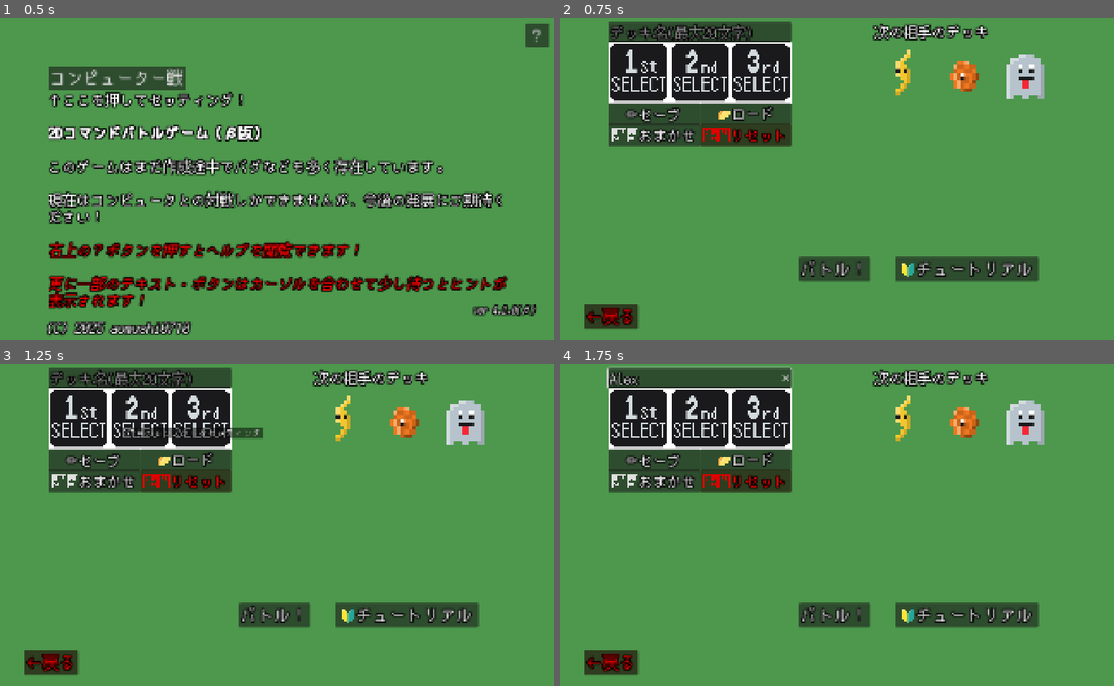
Above: before the commit, frames 1-4 (two rows, left to right).
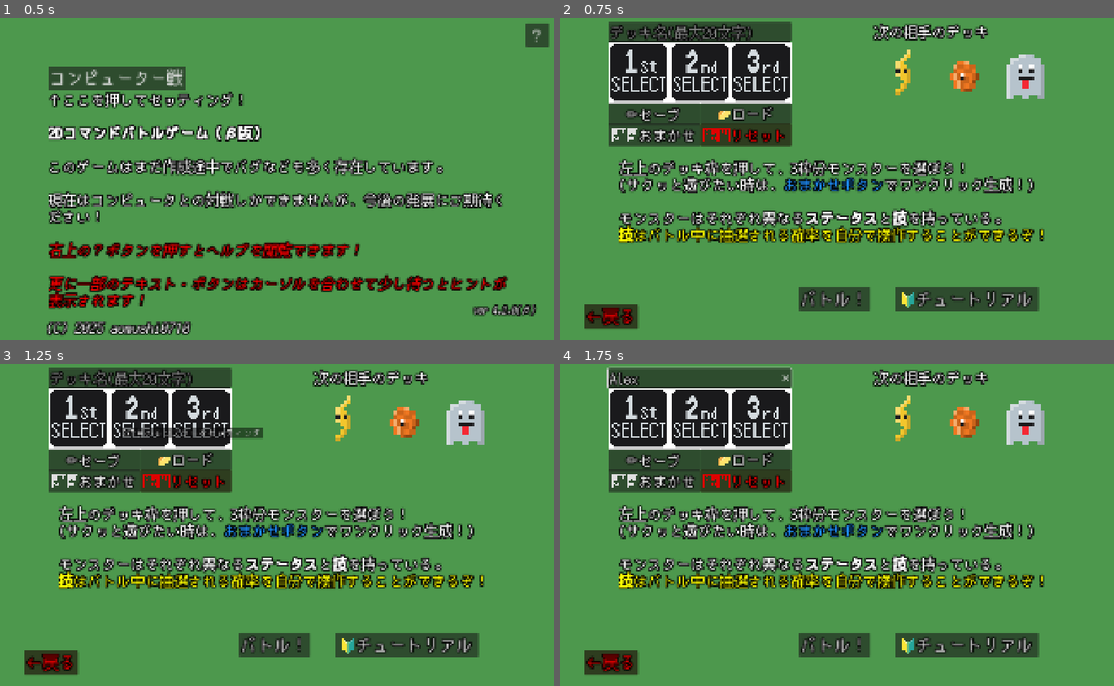
Above: after the commit, the same moments.

Repository: aomushi0710/battle_game
Game: Godot game, scene res://メインシーン.tscn
Two runs of this game, one before a commit and one after it. Both use one fixed random seed, a clock stepped at 60 frames per second and the inputs below.
Inputs (mouse positions are in pixels of both pictures, inside the frame that each line leads up to):
- Up to frame 1 (0.5 s): no input
- Up to frame 2 (0.75 s): click "コンピューター戦" at 0.5 s
- Up to frame 3 (1.25 s): no input
- Up to frame 4 (1.75 s): click (698, 376) at 1.27 s; type "Alex" at 1.35 s

Frame 1 is identical in both runs. In frame 2, 15% of the frame differs, in the area x 10-88%, y 43-92%; in frame 3, 15%; in frame 4, 15%.

Commit message:
βver.4.2.0アップデート！チュートリアル完成！(まだ改善の余地あり)

Diff:
--- a/Button.gd
+++ /dev/null
@@ -1 +0,0 @@
-extends Button
--- a/battle_buttons.gd
+++ b/battle_buttons.gd
@@ -13,6 +13,8 @@
 signal player_or_enemy_button_pressed
 ## チュートリアル用:ステータスのテキストをページ送りされた時のシグナル
 signal status_paging
+## チュートリアル用:技説明テキストをページ送りされた時のシグナル
+signal description_paging
 ## チュートリアル用:戻るボタンが押された時のシグナル
 signal back
 
@@ -63,6 +65,8 @@
 		$dialogtab.text_setter(0, false, description_text)
 	else:
 		await $dialogtab.text_setter(0, true, description_text)
+		description_paging.emit()
+
 
 ## メインのactionが押された時
 func _on_action_button_up() -> void:
@@ -137,10 +141,19 @@
 	match selected_action.range: # 攻撃対象ごとに生成する画像が違う
 		1, 2, 6: # 敵単体・敵散開
 			for i in range(3):
-				if death_list[i] == true:
-					$target.get_child(i).texture_normal = load("res://お墓.PNG")
+				if $"../".tutorial_mode == true:
+					match i: # 0体目をカカシに、1,2体目を隠す
+						0:
+							$target.get_child(i).texture_normal = \
+							load("res://image/monster/カカシスライム.PNG")
+						1, 2:
+							$target.get_child(i).texture_normal = \
+							load("res://null.PNG")
 				else:
-					$target.get_child(i).texture_normal = Global.enemy_deck.monster[i].image
+					if death_list[i] == true:
+						$target.get_child(i).texture_normal = load("res://お墓.PNG")
+					else:
+						$target.get_child(i).texture_normal = Global.enemy_deck.monster[i].image
 		3, 4: # 味方単体
 			for i in range(3):
 				if death_list[i + 3] == true:
@@ -159,13 +172,18 @@
 	tween.tween_property($target, "position:y", 865, 0.5)\
 	.set_ease(Tween.EASE_OUT).set_trans(Tween.TRANS_EXPO)
 	await tween.finished
-	for child in $target.get_children(): # 最後にボタンを使用可能にするが、死体は使用不可にする
-		if child is TextureButton:
-			if child.texture_normal == load("res://お墓.PNG") or \
-			   child.texture_normal == load("res://null.PNG"):
+	if $"../".tutorial_mode == true:
+		for child in $target.get_children(): # いかなるボタンも使用不可
+			if child is TextureButton:
 				child.disabled = true
-			else:
-				child.disabled = false
+	else:
+		for child in $target.get_children(): # 最後にボタンを使用可能にするが、死体は使用不可にする
+			if child is TextureButton:
+				if child.texture_normal == load("res://お墓.PNG") or \
+				   child.texture_normal == load("res://null.PNG"):
+					child.disabled = true
+				else:
+					child.disabled = false
 
 ## target消滅アニメーション
 func hide_target_button() -> void:
--- a/new_battle.gd
+++ b/new_battle.gd
@@ -18,6 +18,8 @@
 signal cutin_ended
 ## チュートリアル用:プレイヤーモンスター行動可能シグナル
 signal player_ready
+## チュートリアル用:モンスター行動完了シグナル
+signal command_ended
 
 # 味方と敵のデッキを準備
 func _ready() -> void:
@@ -395,8 +397,10 @@
 			dialog.now_flavor_text = \
 			dialog.global_flavor_text[randi() % len(dialog.global_flavor_text)]
 	# flavor_text一覧更新
-
-	dialog.flavor_text_setter(dialog.now_flavor_text) # フレーバーテキスト設定
+	if tutorial_mode == false:
+		dialog.flavor_text_setter(dialog.now_flavor_text) # フレーバーテキスト設定
+	else:
+		command_ended.emit()
 
 ## バトル終了処理 win true:勝利 false:敗北
 func battle_finish(win: bool) -> void:
--- a/tutorial.tscn
+++ b/tutorial.tscn
@@ -34,10 +34,11 @@
 text = "[color=yellow][b][color=green]Tutorial[/color] Start![/b][/color]"
 
 [node name="arrow_mark" type="RichTextLabel" parent="Node2D"]
-offset_left = 45.0
-offset_top = 775.0
-offset_right = 195.0
-offset_bottom = 925.0
+offset_left = 881.0
+offset_top = 133.0
+offset_right = 1031.0
+offset_bottom = 283.0
+rotation = 3.14159
 pivot_offset = Vector2(75, 75)
 theme_override_constants/outline_size = 30
 bbcode_enabled = true
--- a/tutorial_battle.gd
+++ b/tutorial_battle.gd
@@ -110,6 +110,7 @@
 		"８つのステータスを持っているぞ！",
 		"[color=yellow]Player Statusボタンを選び、\n味方モンスターのいずれかをクリック[/color]"])
 	await $button.status_paging
+	arrow_mark_hide()
 	await dialog.text_setter(0, true, [
 		"[color=coral][b]HP[/b][/color]: モンスターの体力。ダメージを\n" +
 		"受けると減っていき、０になると\n[color=red]行動不能[/color]になってしまう。",
@@ -131,7 +132,7 @@
 	$button/戻る.disabled = false
 	arrow_mark_setter(150, "red", 0, Vector2(45, 775))
 	dialog.text_setter(0, false, [
-		"それでは、敵を攻撃してみよう！\n[color=yellow]戻るボタンを2回押してから、\n" +
+		"それでは、敵を攻撃してみよう！\n[color=yellow]戻るボタンを２回押してから、\n" +
 		"Actionボタンをクリック！[/color]"])
 	await $button.back
 	$button/player.disabled = true
@@ -157,9 +158,36 @@
 		"（チュートリアル\nでは、選ばれる技は固定です）",
 		"４つの技から１つを選んで攻撃しよう！\nただし、一度候補に選ばれた技は\n" +
 		"[b]攻撃で使うまで残り続ける[/b]ぞ。"])
-	arrow_mark_setter(150, "red", 0, Vector2(248, 640))
 	$button/action.get_child(0).disabled = false
 	dialog.text_setter(0, false, [
 		"左のアイコンは技の属性を表している。\n" +
 		"「体当たり」は[img=50]res://image/element/無属性.PNG[/img]無属性だ。\n" +
-		"１番上の「体当たり」を選んでみよう！"])
+		"[color=yellow]１番上の「体当たり」を選んでみよう！[/color]"])
+	$button/target/target1.disabled = true
+	await $button.description_paging
+	await dialog.text_setter(0, true, [
+		"[b]分類[/b]: 技が参照するステータスの種類。\n" +
+		"[color=red]物理[/color]は[color=red]ATK[/color]" +
+		"と[color=light_blue]DEF[/color]を、" +
+		"[color=dodger_blue]魔法[/color]は[color=dodger_blue]MAG[/color]" +
+		"と[color=purple]RES[/color]を\n" +
+		"それぞれ参照してダメージを計算する！",
+		"[b]対象[/b]: 技の届く効果範囲。\n敵単体だけでなく敵全体を攻撃したり、\n味方単体に効果を与えることもある。",
+		"[color=aqua][b]MP Cost[/b][/color]:技の発動に必要な[color=aqua]MP[/color]の量。\n" +
+		"強い技であればあるほど、大量の[color=aqua]MP[/color]を\n要求されやすい。技の選択は慎重に！",
+		"[color=red][b]Power[/b][/color]:技で与えるダメージの強さ。\n" +
+		"大きいほど高いダメージになるが、\nステータスが低いとその限りではない。"])
+	$button/target/target1.disabled = false
+	arrow_mark_setter(150, "red", 0, Vector2(248, 640))
+	dialog.text_setter(0, false, [
+		"それでは、相手を攻撃してみよう！\n今回は相手が１人しかいないが、\n" +
+		"[color=yellow]狙いたいモンスターをクリック！[/color]"])
+	await $button/target/target1.button_up
+	arrow_mark_hide()
+	await command_ended
+	get_tree().paused = true
+	tree_paused()
+	arrow_mark_setter(150, "red", 180, Vector2(881, 133))
+	dialog.text_setter(0, false, [
+		"チュートリアルはここまで！\nバトルに必要な知識　を手に入れた！\n自分で作ったデッキで相手と戦おう！",
+		"真ん中上の「終わる」ボタンで\nチュートリアルを終了しよう！"])
--- a/デッキセレクト.tscn
+++ b/デッキセレクト.tscn
@@ -337,9 +337,9 @@
 [node name="new_battle" type="Button" parent="Control"]
 layout_mode = 0
 offset_left = 500.0
-offset_top = 500.0
+offset_top = 562.5
 offset_right = 648.0
-offset_bottom = 548.0
+offset_bottom = 610.5
 mouse_default_cursor_shape = 2
 theme = SubResource("Theme_0twro")
 text = "バトル！"
@@ -347,11 +347,25 @@
 [node name="tutorial" type="Button" parent="Control"]
 layout_mode = 0
 offset_left = 700.0
-offset_top = 500.0
+offset_top = 562.5
 offset_right = 1001.0
-offset_bottom = 548.0
+offset_bottom = 610.5
+tooltip_text = "バトル方法を実戦形式で身に着けます！"
 theme = SubResource("Theme_1emw3")
 text = "🔰チュートリアル"
+
+[node name="RichTextLabel" type="RichTextLabel" parent="Control"]
+layout_mode = 0
+offset_left = 123.125
+offset_top = 296.25
+offset_right = 1034.13
+offset_bottom = 476.25
+bbcode_enabled = true
+text = "左上のデッキ枠を押して、3枠分モンスターを選ぼう！
+(サクッと遊びたい時は、[color=dodger_blue]おまかせボタン[/color]でワンクリック生成！)
+
+モンスターはそれぞれ異なる[b]ステータス[/b]と[b]技[/b]を持っている。
+[color=yellow][b]技[/b]はバトル中に抽選される確率を自分で操作することができるぞ！[/color]"
 
 [node name="fade" type="ColorRect" parent="."]
 offset_right = 1920.0
Not shown, removed: Button.gd.uid
